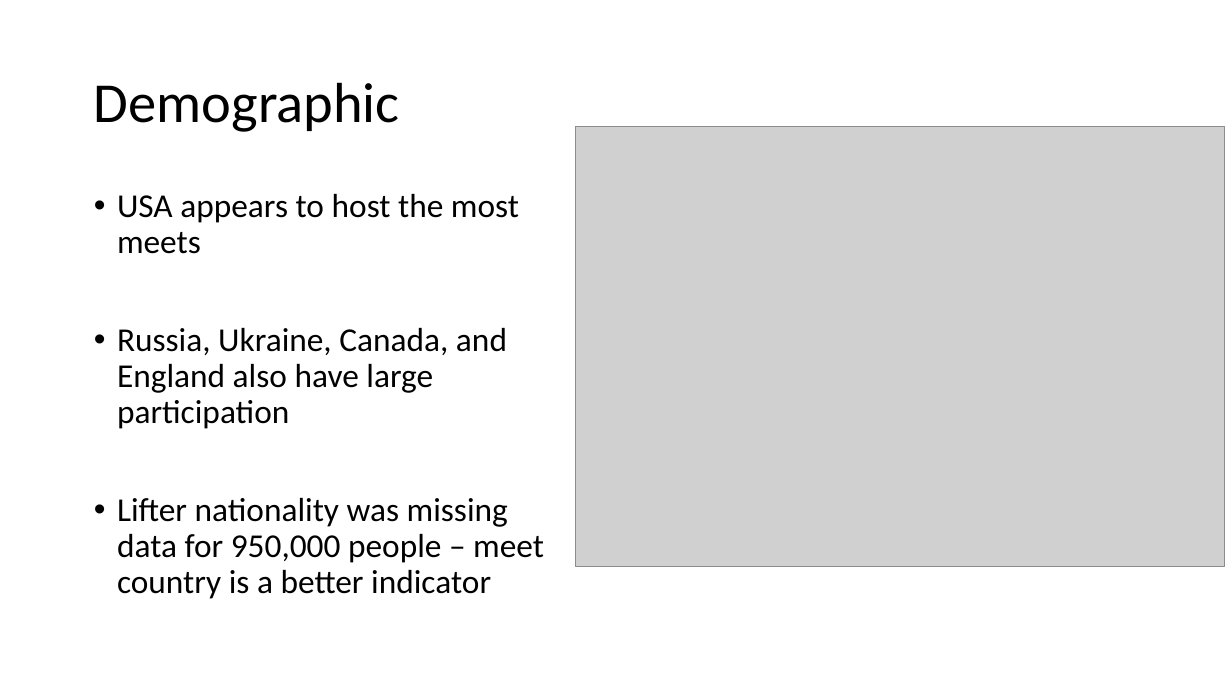
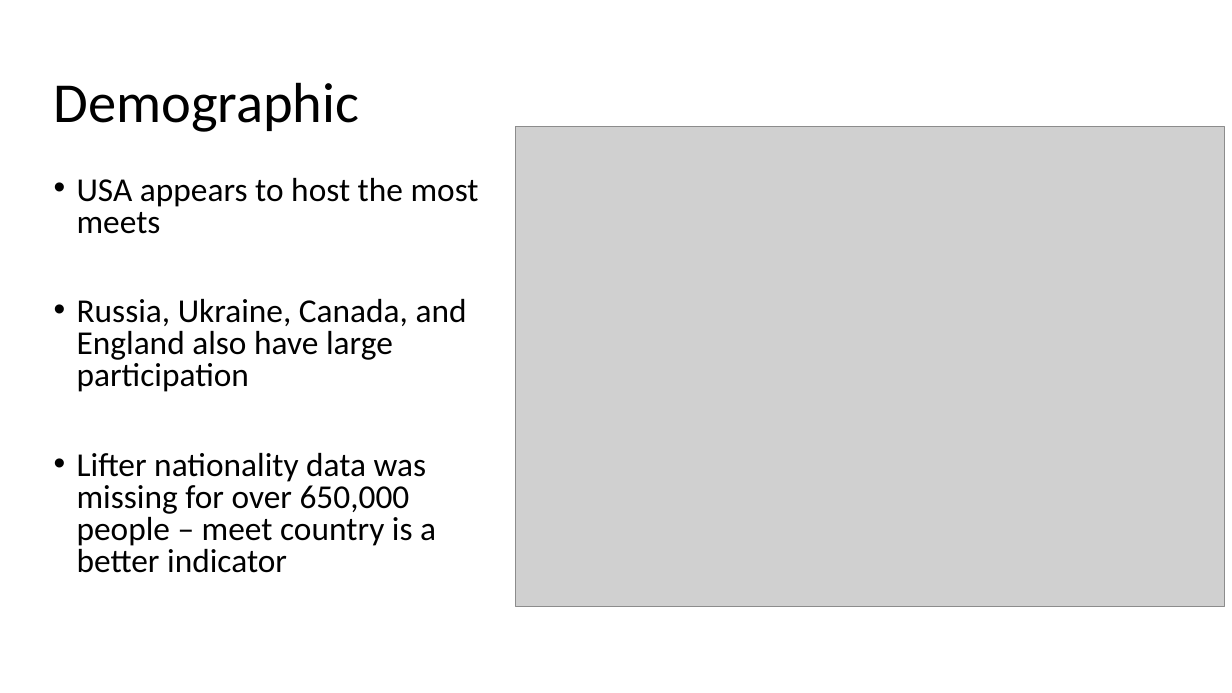
Before and after one commit to LillWawrence/freeform_programming_assessment_new, a slide deck: slide 5 of freeform_presentation.pptx (slide 3 before the commit). Drawn at 1232x693 pixels with LibreOffice and Linux fonts; fonts in the diff are those of the drawing; grey boxes stand for pictures. Boxes give left, top, right and bottom in pixels: in the first picture for what was removed or moved away, otherwise in the second. Text is boxed around its words. In the diff, an @@ line names an element or a change of style, - is before the commit and + after.

```diff
--- a/freeform_presentation.pptx
+++ b/freeform_presentation.pptx
@@ title "Demographic": place and size @@
-title "Demographic" at box(94, 82, 400, 132)
+title "Demographic" at box(54, 82, 360, 132)
@@ picture: place and size @@
-picture at box(576, 127, 1225, 566)
+picture at box(516, 127, 1225, 606)
@@ text "USA appears to host the ...": place and size @@
-text "USA appears to host the ..." at box(117, 194, 544, 599)
+text "USA appears to host the ..." at box(77, 178, 479, 573)
@@ text at box(77, 178, 479, 392): line spacing 0.9 to 0.8 @@
@@ text at box(77, 453, 436, 573): text changed @@
-• Lifter nationality was missing data for 950,000 people – meet country is a better indicator
+• Lifter nationality data was missing for over 650,000 people – meet country is a better indicator
```
Also in this commit, not shown: 3 other slides changed, 6 slides added, 2 other files.
